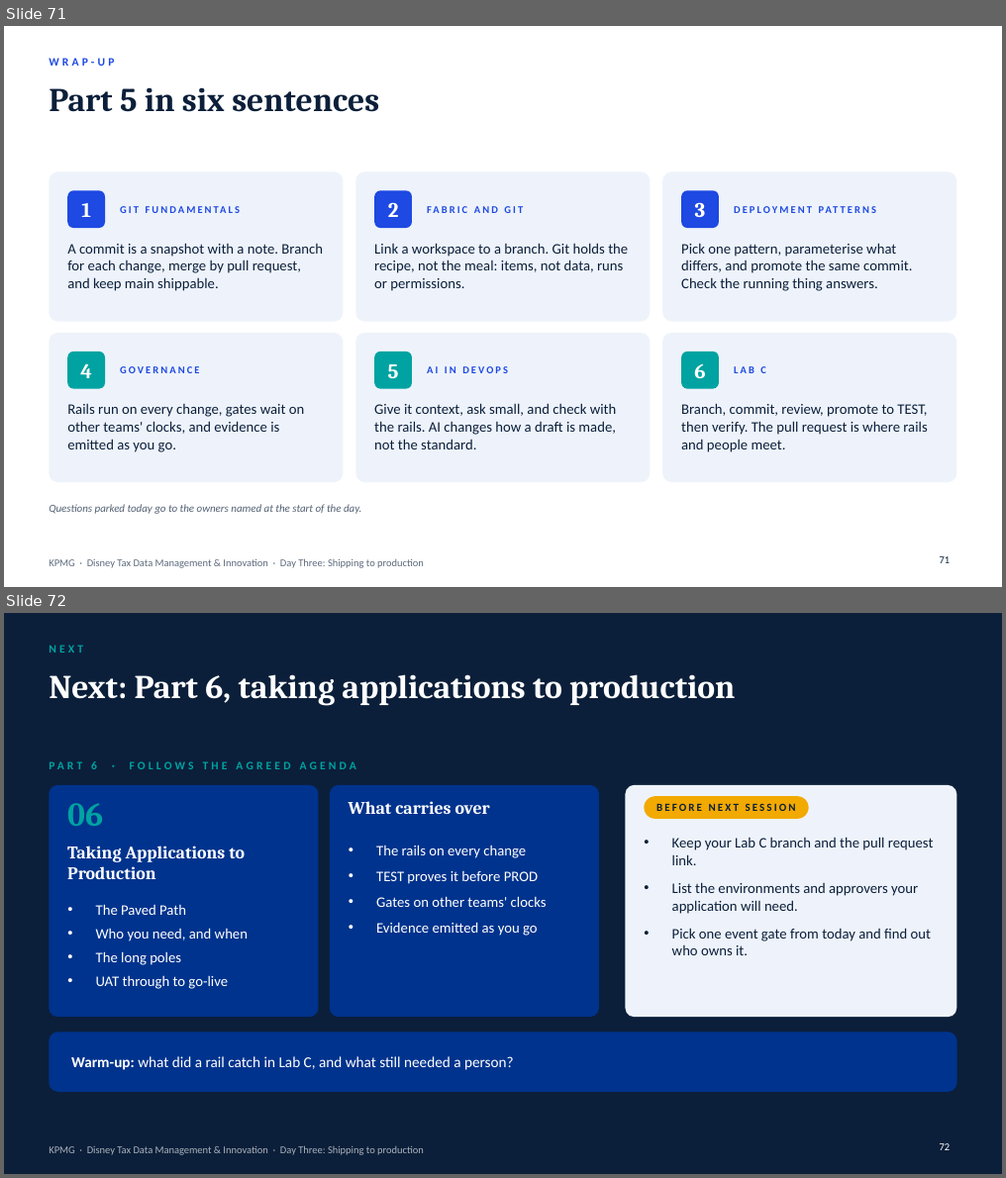
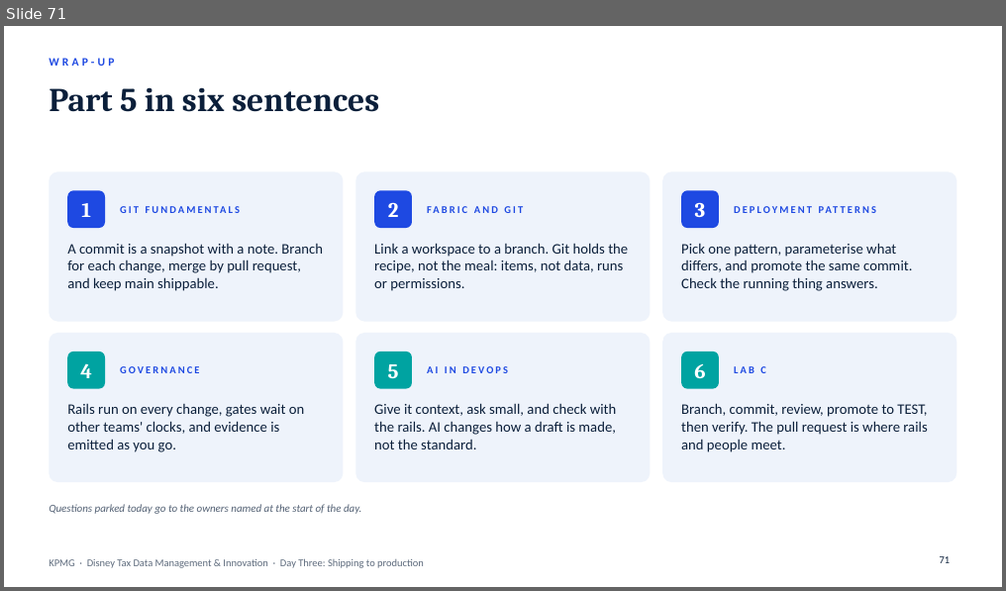
Before and after one commit to jveingrad/default, a slide deck: Disney Fabric Training and Enablement - Day Three Shipping to Production.pptx. Shown one above the other, each under a label of ours: slides 71 and 72 before the commit, slide 71 after it. The pictures are 1006x1178 and 1006x591 pixels, drawn with LibreOffice and Linux fonts; fonts in the diff are those of the drawing. Boxes give left, top, right and bottom in pixels: in the first picture for what was removed or moved away, otherwise in the second. Text is boxed around its words. In the diff, an @@ line names an element or a change of style, - is before the commit and + after.

```diff
--- a/Disney Fabric Training and Enablement - Day Three Shipping to Production.pptx
+++ b/Disney Fabric Training and Enablement - Day Three Shipping to Production.pptx
@@ slide 72 removed at bbox=[4, 613, 1002, 1174], background #0B1F3A @@
@@ text removed at bbox=[49, 645, 83, 653] @@
-NEXT
@@ title removed at bbox=[49, 674, 735, 706] @@
-Next: Part 6, taking applications to production
@@ rounded rectangle removed at bbox=[49, 785, 319, 1017] @@
@@ text removed at bbox=[91, 761, 356, 769] @@
-PART 6 · FOLLOWS THE AGREED AGENDA
@@ rounded rectangle removed at bbox=[330, 785, 599, 1017] @@
@@ rounded rectangle removed at bbox=[626, 785, 957, 1017] @@
@@ text removed at bbox=[67, 803, 103, 826] @@
-06
@@ text removed at bbox=[349, 801, 490, 814] @@
-What carries over
@@ rounded rectangle removed at bbox=[645, 796, 809, 819] @@
-BEFORE NEXT SESSION
@@ text removed at bbox=[67, 846, 245, 879] @@
-Taking Applications to Production
@@ text removed at bbox=[376, 845, 547, 936] @@
-• The rails on every change
-• TEST proves it before PROD
-• Gates on other teams' clocks
-• Evidence emitted as you go
@@ text removed at bbox=[672, 837, 934, 956] @@
-• Keep your Lab C branch and the pull request link.
-• List the environments and approvers your application will need.
-• Pick one event gate from today and find out who owns it.
@@ text removed at bbox=[96, 904, 248, 989] @@
-• The Paved Path
-• Who you need, and when
-• The long poles
-• UAT through to go-live
@@ rounded rectangle removed at bbox=[49, 1032, 957, 1092] @@
@@ text removed at bbox=[71, 1057, 514, 1070] @@
-Warm-up: what did a rail catch in Lab C, and what still needed a person?
@@ text removed at bbox=[49, 1146, 424, 1156] @@
-KPMG · Disney Tax Data Management & Innovation · Day Three: Shipping to production
@@ page number removed at bbox=[940, 1144, 950, 1151] @@
-72
```
Also in this commit, not shown: 3 slides changed, 24 slides added.
